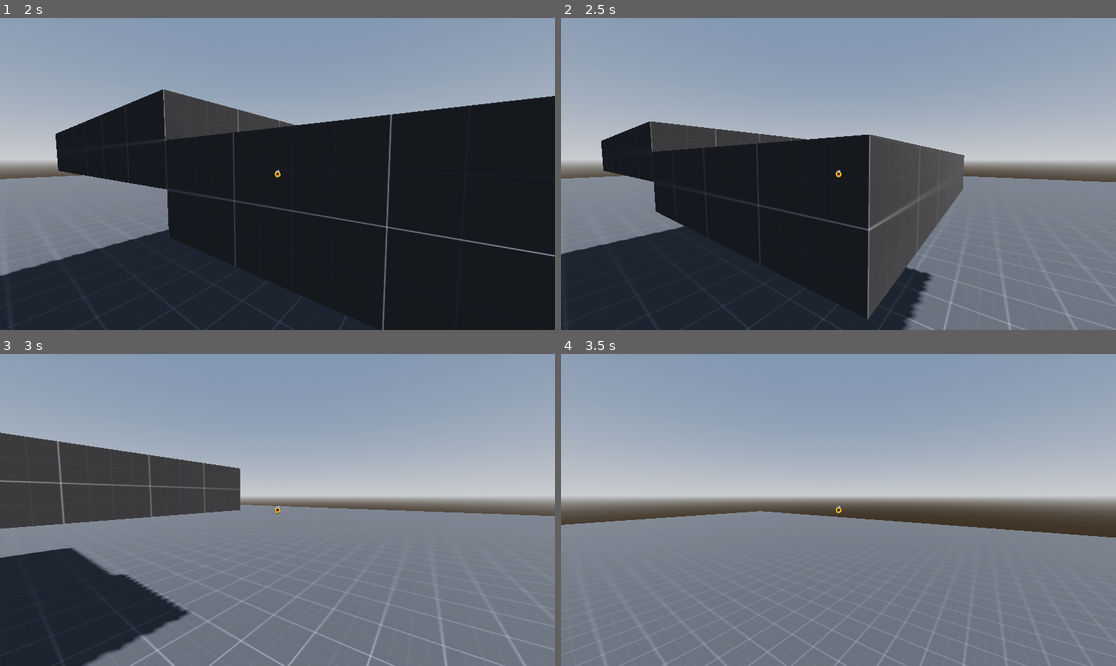
Above: before the commit, frames 1-4 (two rows, left to right).
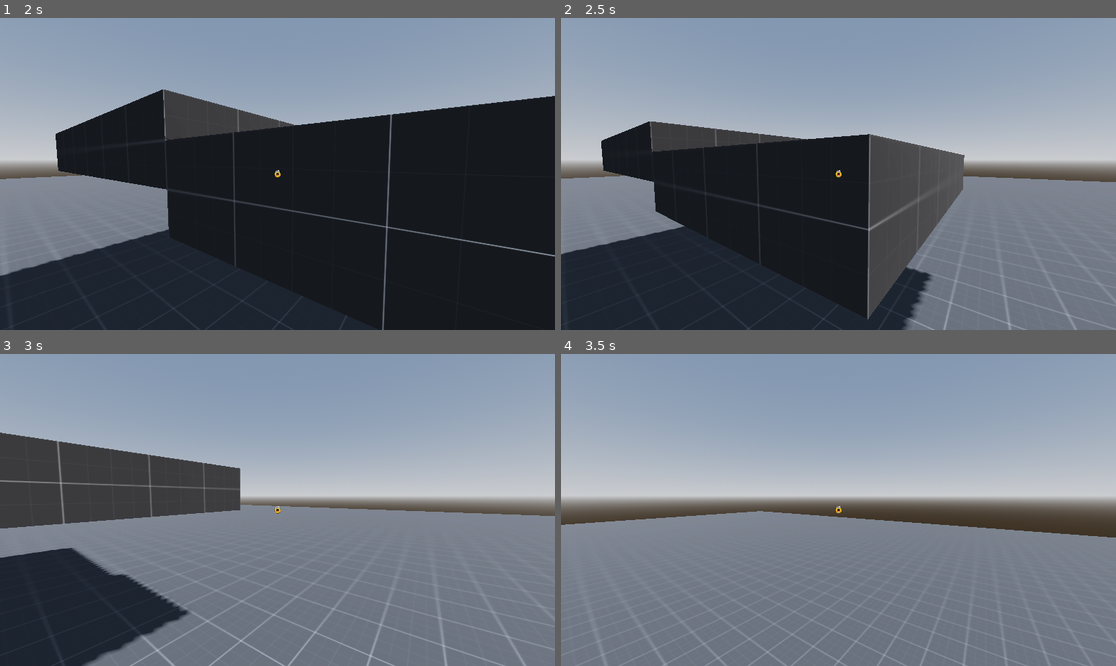
Above: after the commit, the same moments.

Repository: Kollyr552/gracelike
Game: Godot game, scene res://src/levels/world.tscn
The game is run twice, just before and just after one commit, with the same random seed, the same clock (stepped at 60 frames per second) and the same inputs.
Inputs (mouse positions are in pixels of both pictures, inside the frame that each line leads up to):
- Up to frame 1 (2 s): move the mouse to (399, 158) at 0.52 s; hold D (move_right) 0.53-1.28 s; tap F (interact) at 0.6, 1.55 s; click (399, 158) at 0.67 s; tap Space (move_jump) at 0.77, 1.52 s; move the mouse to (249, 174) at 1.27 s; hold W (move_forward) from 1.28 s (still down); tap Middle mouse button (change_mouse_capture) at 1.35 s
- Up to frame 2 (2.5 s): move the mouse to (894, 105) at 2.02 s; release W (move_forward) at 2.03 s; hold D (move_right) from 2.03 s (still down); tap F (interact) at 2.1 s
- Up to frame 3 (3 s): move the mouse to (249, 572) at 2.77 s; release D (move_right) at 2.78 s; hold W (move_forward) from 2.78 s (still down); tap Shift (move_crouch) at 2.85 s; click (249, 572) at 2.92 s
- Up to frame 4 (3.5 s): keep holding W (move_forward); tap Space (move_jump) at 3.02 s; tap F (interact) at 3.05 s

Frame 1 is identical in both runs. In frame 2, less than 0.1% of the frame differs, in the area x 7-98%, y 33-95%; in frame 3, less than 0.1%; in frame 4, less than 0.1%.

Commit message:
door
does he know about the D-O-R-E?
> huh?
the DOOR?!

Diff:
--- a/project.godot
+++ b/project.godot
@@ -83,6 +83,7 @@
 
 3d_physics/layer_1="World"
 3d_physics/layer_2="Player"
+3d_physics/layer_3="Interaction"
 
 [rendering]
 
--- a/src/levels/world.tscn
+++ b/src/levels/world.tscn
@@ -1,9 +1,10 @@
-[gd_scene load_steps=21 format=3 uid="uid://dn2yh2p0udqvv"]
+[gd_scene load_steps=22 format=3 uid="uid://dn2yh2p0udqvv"]
 
 [ext_resource type="Script" uid="uid://brice0sd2khbi" path="res://src/levels/world.gd" id="1_q35l7"]
 [ext_resource type="Material" uid="uid://bjs456v22ds7s" path="res://assets/mat/placeholder_material.tres" id="2_j8oow"]
 [ext_resource type="PackedScene" uid="uid://e3s7ugqu28e5" path="res://src/scenes/player.tscn" id="3_wr3og"]
 [ext_resource type="PackedScene" uid="uid://40wdp2l1o0a8" path="res://src/scenes/interactible_box.tscn" id="4_j8oow"]
+[ext_resource type="PackedScene" uid="uid://cwv5ekedur01h" path="res://src/scenes/door.tscn" id="5_wr3og"]
 
 [sub_resource type="ProceduralSkyMaterial" id="ProceduralSkyMaterial_xlegt"]
 sky_horizon_color = Color(0.662243, 0.671743, 0.686743, 1)
@@ -136,10 +137,12 @@
 
 [node name="InteractibleBox" parent="." instance=ExtResource("4_j8oow")]
 transform = Transform3D(1, 0, 0, 0, 1, 0, 0, 0, 1, 7, 2, -3)
-requires_input = true
 
 [node name="CollisionShape3D" type="CollisionShape3D" parent="InteractibleBox"]
 transform = Transform3D(1, 0, 0, 0, 1, 0, 0, 0, 1, 0.5, -0.5, -0.5)
 shape = SubResource("BoxShape3D_wr3og")
 
+[node name="Door" parent="." instance=ExtResource("5_wr3og")]
+transform = Transform3D(1, 0, 0, 0, 1, 0, 0, 0, 1, 11, 0, -4)
+
 [connection signal="action_triggered" from="InteractibleBox" to="." method="_on_interactible_box_action_triggered"]
--- /dev/null
+++ b/src/scenes/door.gd
@@ -0,0 +1,10 @@
+extends Node3D
+
+@onready var animation_player: AnimationPlayer = $AnimationPlayer
+
+var has_opened: bool = false
+
+func _on_interactible_box_action_triggered() -> void:
+	if not has_opened:
+		animation_player.play("open")
+		has_opened = true
--- /dev/null
+++ b/src/scenes/door.tscn
@@ -0,0 +1,136 @@
+[gd_scene load_steps=14 format=3 uid="uid://cwv5ekedur01h"]
+
+[ext_resource type="Material" uid="uid://bjs456v22ds7s" path="res://assets/mat/placeholder_material.tres" id="1_nxxn5"]
+[ext_resource type="Script" uid="uid://baub8qxd5cqkg" path="res://src/scenes/door.gd" id="1_qkrcv"]
+[ext_resource type="PackedScene" uid="uid://40wdp2l1o0a8" path="res://src/scenes/interactible_box.tscn" id="3_qkrcv"]
+
+[sub_resource type="BoxShape3D" id="BoxShape3D_q1mx8"]
+size = Vector3(2.2, 3.2, 0.3)
+
+[sub_resource type="BoxMesh" id="BoxMesh_80g33"]
+size = Vector3(2, 0.2, 0.2)
+
+[sub_resource type="BoxMesh" id="BoxMesh_qkrcv"]
+size = Vector3(0.2, 3, 0.2)
+
+[sub_resource type="BoxMesh" id="BoxMesh_fiowe"]
+size = Vector3(0.2, 3, 0.2)
+
+[sub_resource type="BoxMesh" id="BoxMesh_sse73"]
+size = Vector3(2, 0.2, 0.2)
+
+[sub_resource type="BoxMesh" id="BoxMesh_85hex"]
+material = ExtResource("1_nxxn5")
+size = Vector3(2, 3, 0.1)
+
+[sub_resource type="Animation" id="Animation_sse73"]
+length = 0.001
+tracks/0/type = "value"
+tracks/0/imported = false
+tracks/0/enabled = true
+tracks/0/path = NodePath("Hinge:rotation")
+tracks/0/interp = 1
+tracks/0/loop_wrap = true
+tracks/0/keys = {
+"times": PackedFloat32Array(0),
+"transitions": PackedFloat32Array(1),
+"update": 0,
+"values": [Vector3(0, 0, 0)]
+}
+tracks/1/type = "value"
+tracks/1/imported = false
+tracks/1/enabled = true
+tracks/1/path = NodePath("StaticBody3D/CollisionShape3D:disabled")
+tracks/1/interp = 1
+tracks/1/loop_wrap = true
+tracks/1/keys = {
+"times": PackedFloat32Array(0),
+"transitions": PackedFloat32Array(1),
+"update": 1,
+"values": [false]
+}
+
+[sub_resource type="Animation" id="Animation_fiowe"]
+resource_name = "open"
+length = 0.5
+tracks/0/type = "value"
+tracks/0/imported = false
+tracks/0/enabled = true
+tracks/0/path = NodePath("Hinge:rotation")
+tracks/0/interp = 1
+tracks/0/loop_wrap = true
+tracks/0/keys = {
+"times": PackedFloat32Array(0, 0.5),
+"transitions": PackedFloat32Array(0.2, 1),
+"update": 0,
+"values": [Vector3(0, 0, 0), Vector3(0, 1.74533, 0)]
+}
+tracks/1/type = "value"
+tracks/1/imported = false
+tracks/1/enabled = true
+tracks/1/path = NodePath("StaticBody3D/CollisionShape3D:disabled")
+tracks/1/interp = 1
+tracks/1/loop_wrap = true
+tracks/1/keys = {
+"times": PackedFloat32Array(0),
+"transitions": PackedFloat32Array(1),
+"update": 1,
+"values": [true]
+}
+
+[sub_resource type="AnimationLibrary" id="AnimationLibrary_85hex"]
+_data = {
+&"RESET": SubResource("Animation_sse73"),
+&"open": SubResource("Animation_fiowe")
+}
+
+[sub_resource type="BoxShape3D" id="BoxShape3D_qkrcv"]
+size = Vector3(3, 4, 1.6)
+
+[node name="Door" type="Node3D"]
+script = ExtResource("1_qkrcv")
+
+[node name="StaticBody3D" type="StaticBody3D" parent="."]
+transform = Transform3D(1, 0, 0, 0, 1, 0, 0, 0, 1, 0, 1.5, 0)
+
+[node name="CollisionShape3D" type="CollisionShape3D" parent="StaticBody3D"]
+transform = Transform3D(1, 0, 0, 0, 1, 0, 0, 0, 1, -1.19209e-07, 1.19209e-07, -0.000499997)
+shape = SubResource("BoxShape3D_q1mx8")
+
+[node name="Frame" type="Node3D" parent="."]
+
+[node name="MeshInstance3D" type="MeshInstance3D" parent="Frame"]
+mesh = SubResource("BoxMesh_80g33")
+
+[node name="MeshInstance3D2" type="MeshInstance3D" parent="Frame"]
+transform = Transform3D(1, 0, 0, 0, 1, 0, 0, 0, 1, -1, 1.5, 0)
+mesh = SubResource("BoxMesh_qkrcv")
+
+[node name="MeshInstance3D3" type="MeshInstance3D" parent="Frame"]
+transform = Transform3D(1, 0, 0, 0, 1, 0, 0, 0, 1, 1, 1.5, 0)
+mesh = SubResource("BoxMesh_fiowe")
+
+[node name="MeshInstance3D4" type="MeshInstance3D" parent="Frame"]
+transform = Transform3D(1, 0, 0, 0, 1, 0, 0, 0, 1, 0, 3, 0)
+mesh = SubResource("BoxMesh_sse73")
+
+[node name="Hinge" type="Marker3D" parent="."]
+transform = Transform3D(1, 0, 0, 0, 1, 0, 0, 0, 1, -1, 0, 0)
+gizmo_extents = 0.5
+
+[node name="MeshInstance3D" type="MeshInstance3D" parent="Hinge"]
+transform = Transform3D(1, 0, 0, 0, 1, 0, 0, 0, 1, 1, 1.5, 0)
+mesh = SubResource("BoxMesh_85hex")
+
+[node name="AnimationPlayer" type="AnimationPlayer" parent="."]
+libraries = {
+&"": SubResource("AnimationLibrary_85hex")
+}
+
+[node name="InteractibleBox" parent="." instance=ExtResource("3_qkrcv")]
+
+[node name="CollisionShape3D" type="CollisionShape3D" parent="InteractibleBox"]
+transform = Transform3D(1, 0, 0, 0, 1, 0, 0, 0, 1, 0, 1.5, 0.5)
+shape = SubResource("BoxShape3D_qkrcv")
+
+[connection signal="action_triggered" from="InteractibleBox" to="." method="_on_interactible_box_action_triggered"]
--- a/src/scenes/interact_box.tscn
+++ b/src/scenes/interact_box.tscn
@@ -3,5 +3,7 @@
 [ext_resource type="Script" uid="uid://cxik2kovpm7ym" path="res://src/scenes/interact_box.gd" id="1_ls7t1"]
 
 [node name="InteractBox" type="Area3D"]
+collision_layer = 4
+collision_mask = 0
 monitoring = false
 script = ExtResource("1_ls7t1")
--- a/src/scenes/interactible_box.tscn
+++ b/src/scenes/interactible_box.tscn
@@ -3,6 +3,8 @@
 [ext_resource type="Script" uid="uid://cj8eeal334hns" path="res://src/scenes/interactible_box.gd" id="1_t4dj0"]
 
 [node name="InteractibleBox" type="Area3D"]
+collision_layer = 0
+collision_mask = 4
 monitorable = false
 script = ExtResource("1_t4dj0")
 
Not shown, added: src/scenes/door.gd.uid
